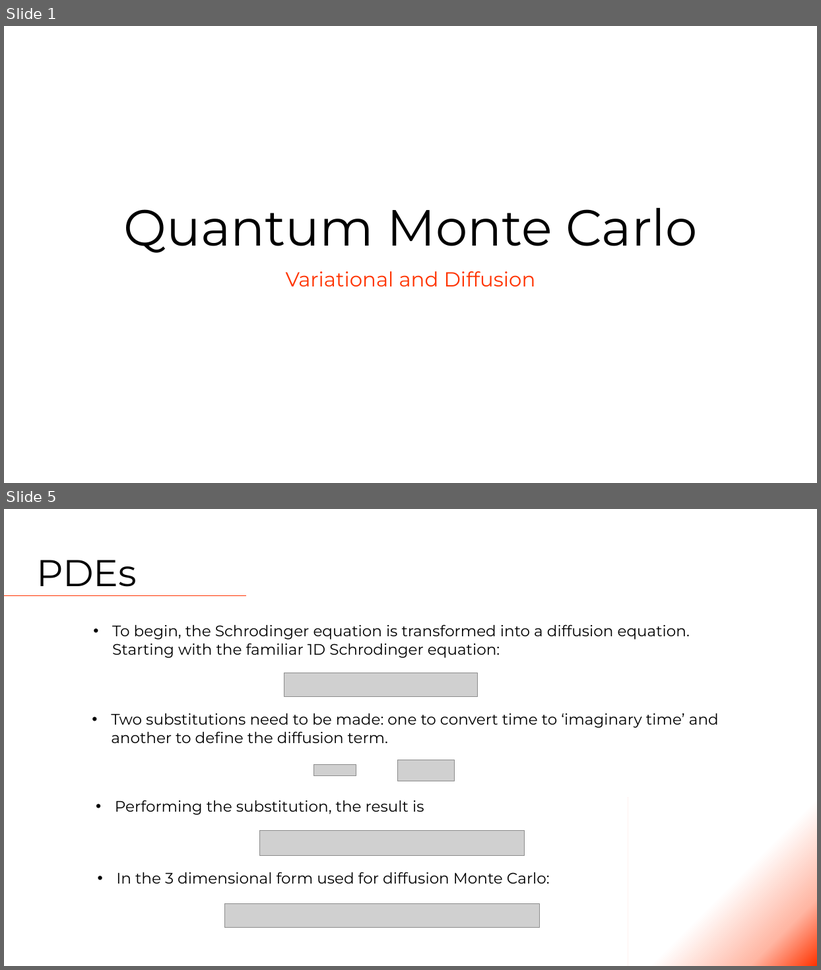
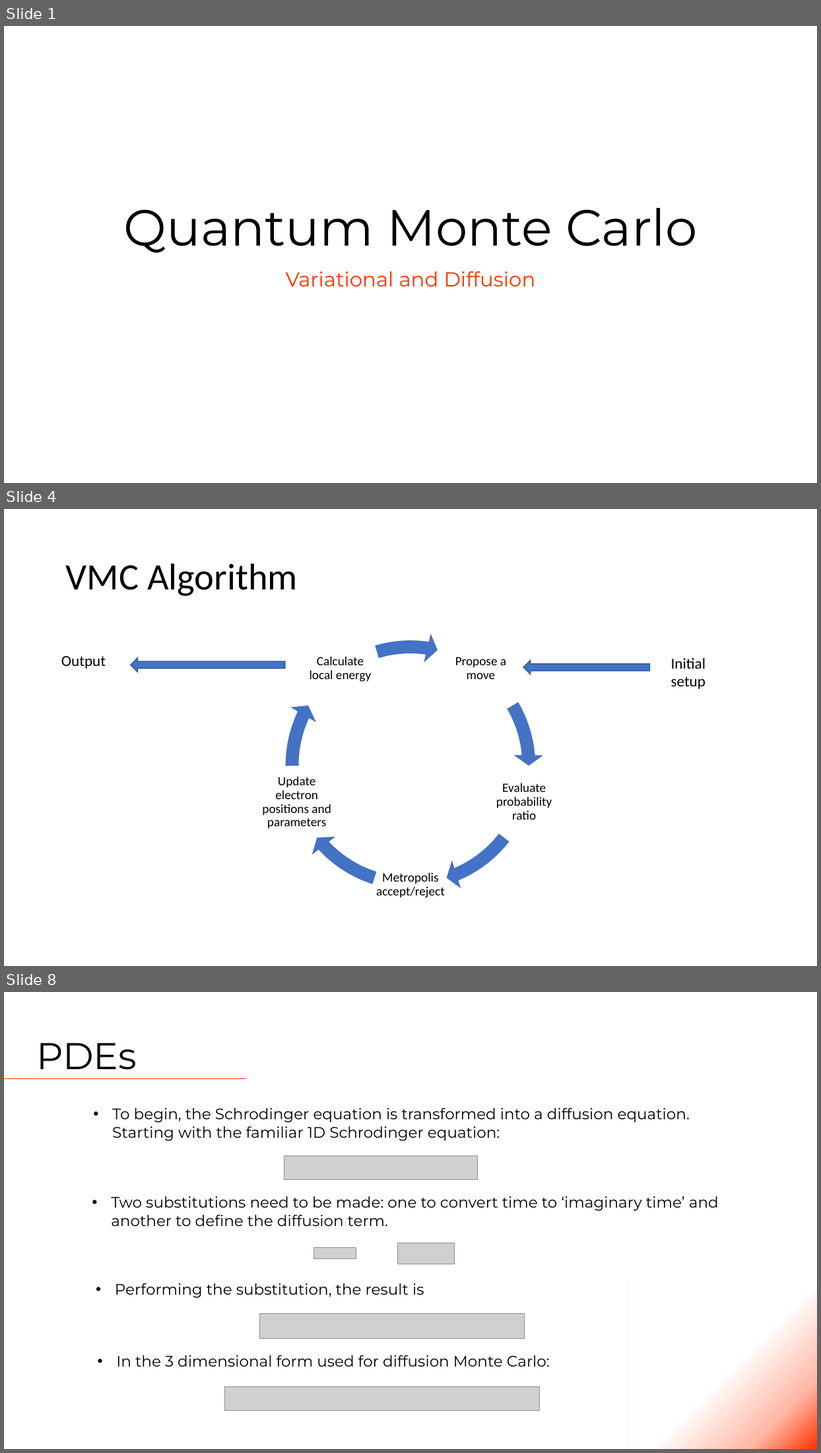
Before and after one commit to Tsintsuntsini/PHYS_581, a slide deck: Presentation1/Quantum Monte Carlo.pptm. Shown one above the other, each under a label of ours: slides 1 and 5 before the commit, slides 1, 4 and 8 after it; the slides between them are not shown. The pictures are 821x970 and 821x1453 pixels, drawn with LibreOffice and Linux fonts; fonts in the diff are those of the drawing; grey boxes stand for pictures. Boxes give left, top, right and bottom in pixels: in the first picture for what was removed or moved away, otherwise in the second. Text is boxed around its words. In the diff, an @@ line names an element or a change of style, - is before the commit and + after.

```diff
--- a/Presentation1/Quantum Monte Carlo.pptm
+++ b/Presentation1/Quantum Monte Carlo.pptm
@@ slide 4 added at (x1=4, y1=509, x2=817, y2=966), background #FFFFFF @@
@@ title added at (x1=66, y1=563, x2=298, y2=596), 44 pt, text #000000 @@
+VMC Algorithm
@@ group added at (x1=262, y1=631, x2=552, y2=900): 5 texts, 5 circular arrows @@
+Propose a move
+Evaluate probability ratio
+Metropolis accept/reject
+Update electron positions and parameters
+Calculate local energy
@@ text added at (x1=61, y1=656, x2=106, y2=669), 18 pt, text #000000 @@
+Output
@@ right arrow added at (x1=130, y1=658, x2=285, y2=672), fill #4472C4, outline #325491 1 pt @@
@@ right arrow added at (x1=523, y1=660, x2=650, y2=674), fill #4472C4, outline #325491 1 pt @@
@@ text added at (x1=671, y1=658, x2=706, y2=689), 18 pt, text #000000 @@
+Initial setup
@@ what was slide 5 is now slide 8 @@
```
Also in this commit, not shown: 5 slides changed, 3 other slides added, 1 slide removed, 3 other files.
